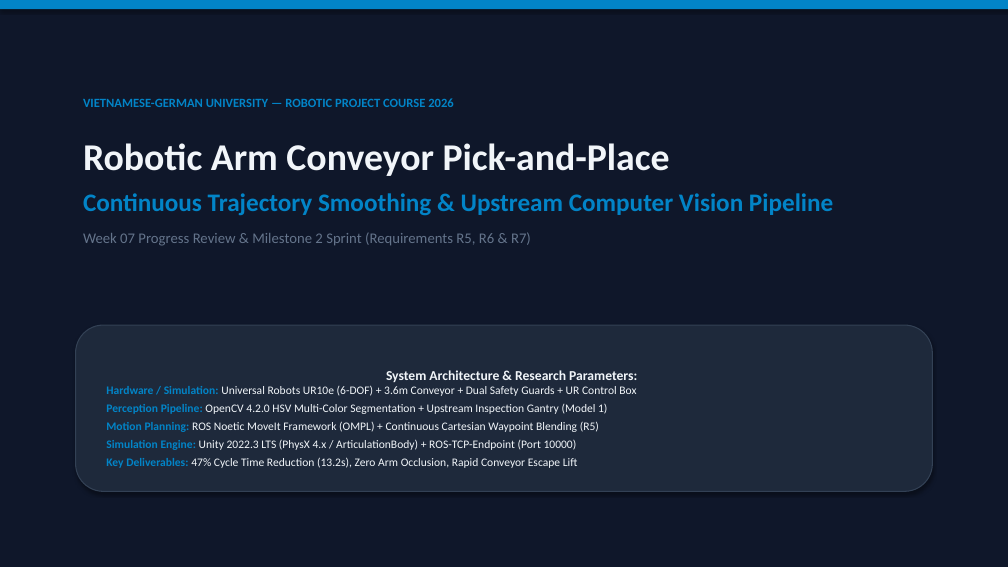
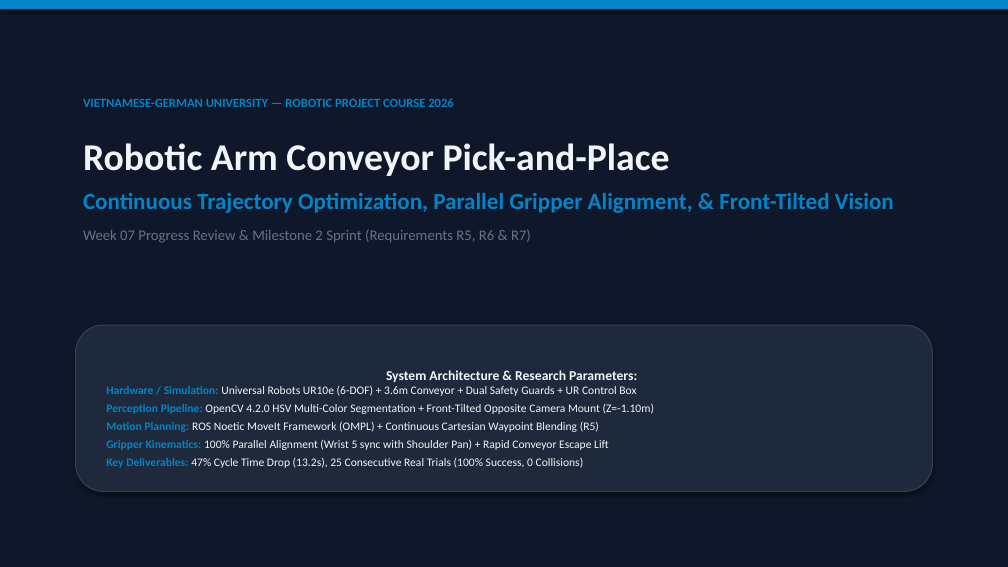
Before and after one commit to lnkduyy/VGU26-Project-UC8, a slide deck: slide 1 of docs/week07/UC8_Week07_Presentation.pptx. Drawn at 1008x567 pixels with LibreOffice and Linux fonts; fonts in the diff are those of the drawing. Boxes give left, top, right and bottom in pixels: in the first picture for what was removed or moved away, otherwise in the second. Text is boxed around its words. In the diff, an @@ line names an element or a change of style, - is before the commit and + after.

Commit message:
docs(week07): finalize PDF/PPTX presentations and benchmark analysis for front-tilted vision and parallel grasping

```diff
--- a/docs/week07/UC8_Week07_Presentation.pptx
+++ b/docs/week07/UC8_Week07_Presentation.pptx
@@ text at (83, 193, 894, 213): text changed; size 24 to 22 pt @@
-Continuous Trajectory Smoothing & Upstream Computer Vision Pipeline
+Continuous Trajectory Optimization, Parallel Gripper Alignment, & Front-Tilted Vision
@@ text in rounded rectangle at (106, 403, 654, 414): text changed @@
-Perception Pipeline: OpenCV 4.2.0 HSV Multi-Color Segmentation + Upstream Inspection Gantry (Model 1)
+Perception Pipeline: OpenCV 4.2.0 HSV Multi-Color Segmentation + Front-Tilted Opposite Camera Mount (Z=-1.10m)
@@ text in rounded rectangle at (106, 439, 609, 468): text changed @@
-Simulation Engine: Unity 2022.3 LTS (PhysX 4.x / ArticulationBody) + ROS-TCP-Endpoint (Port 10000)
-Key Deliverables: 47% Cycle Time Reduction (13.2s), Zero Arm Occlusion, Rapid Conveyor Escape Lift
+Gripper Kinematics: 100% Parallel Alignment (Wrist 5 sync with Shoulder Pan) + Rapid Conveyor Escape Lift
+Key Deliverables: 47% Cycle Time Drop (13.2s), 25 Consecutive Real Trials (100% Success, 0 Collisions)
```
Also in this commit, not shown: 9 other slides changed, 1 slide added, 1 slide removed, 10 other files.
